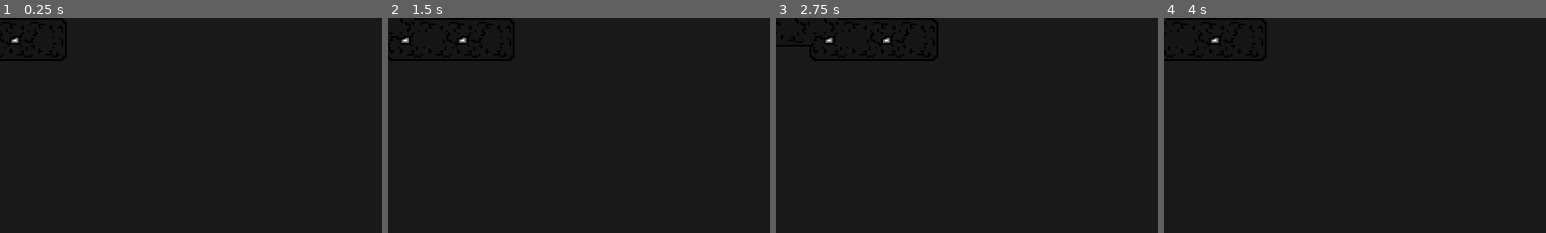
Above: before the commit, frames 1-4 (left to right).
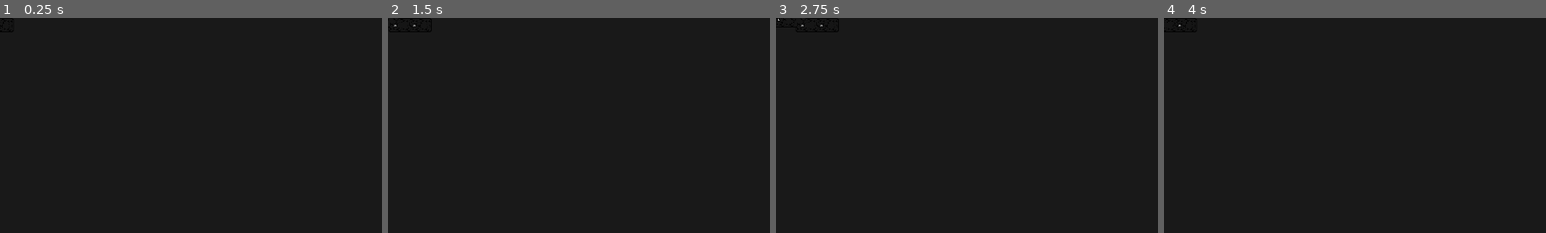
Above: after the commit, the same moments.

Repository: nwrenger/Crastination
Game: Godot game, scene res://MovingPlattform/MovingPlattform.tscn
Same seed, same stepped clock (60 frames per second), same inputs: the game is played once before the commit and once after it. This scene is started directly instead of the project's main scene.
Inputs:
- Up to frame 1 (0.25 s): no input
- Up to frame 2 (1.5 s): tap Enter at 0.5 s; hold R 0.53-1.28 s; hold Right (ui_right) from 0.53 s (still down); tap Up (ui_up) at 0.77 s; tap R at 1.35 s
- Up to frame 3 (2.75 s): tap Up (ui_up) at 1.52 s; release Right (ui_right) at 2.03 s; hold Left (ui_left) from 2.03 s (still down); hold R from 2.03 s (still down)
- Up to frame 4 (4 s): release Left (ui_left) at 2.78 s; release R at 2.78 s; hold Right (ui_right) from 2.78 s (still down); tap R at 2.85 s; tap Up (ui_up) at 3.02, 3.77 s; hold R from 3.53 s (still down)
The pictures show only the part of the screen within x 0-50%, y 0-50%; the shares and areas given below are measured in that part.

The runs differ from the first frame. In frame 1, 0.7% of the frame differs, in the area x 0-18%, y 0-20%; in frame 2, 1.1%; in frame 3, 1.4%, in the area x 0-43%, y 0-20%; in frame 4, 0.9%.

Commit message:
:bug: Fixed Scaling and Moving with it

Diff:
--- a/MovingPlattform/MovingPlattform.tscn
+++ b/MovingPlattform/MovingPlattform.tscn
@@ -17,7 +17,7 @@
 "times": PoolRealArray( 0, 2.5 ),
 "transitions": PoolRealArray( 1, 1 ),
 "update": 0,
-"values": [ Vector2( 100, 0 ), Vector2( -100, 0 ) ]
+"values": [ Vector2( 50, 0 ), Vector2( -50, 0 ) ]
 }
 
 [sub_resource type="Animation" id=2]
@@ -34,17 +34,32 @@
 "times": PoolRealArray( 0, 2.5 ),
 "transitions": PoolRealArray( 1, 1 ),
 "update": 0,
-"values": [ Vector2( -100, 0 ), Vector2( 100, 0 ) ]
+"values": [ Vector2( -50, 0 ), Vector2( 50, 0 ) ]
+}
+
+[sub_resource type="Animation" id=3]
+resource_name = "reset"
+length = 0.001
+tracks/0/type = "value"
+tracks/0/path = NodePath("RigidBody2D:position")
+tracks/0/interp = 1
+tracks/0/loop_wrap = true
+tracks/0/imported = false
+tracks/0/enabled = true
+tracks/0/keys = {
+"times": PoolRealArray( 0 ),
+"transitions": PoolRealArray( 1 ),
+"update": 0,
+"values": [ Vector2( 0, 0 ) ]
 }
 
 [node name="MovingPlattform" type="Node2D"]
 script = ExtResource( 2 )
 
-[node name="RigidBody2D" type="RigidBody2D" parent="."]
-position = Vector2( -45.3636, 0 )
+[node name="RigidBody2D" type="KinematicBody2D" parent="."]
+motion/sync_to_physics = true
 
 [node name="TileMap" type="TileMap" parent="RigidBody2D"]
-scale = Vector2( 3, 3 )
 tile_set = ExtResource( 1 )
 cell_size = Vector2( 8, 8 )
 show_collision = true
@@ -54,5 +69,7 @@
 
 [node name="Animation" type="AnimationPlayer" parent="."]
 playback_process_mode = 0
+method_call_mode = 1
 anims/movingleft = SubResource( 1 )
 anims/movingright = SubResource( 2 )
+anims/reset = SubResource( 3 )
Not shown: 1 places in MovingPlattform/MovingPlattform.tscn that only renumber resources
